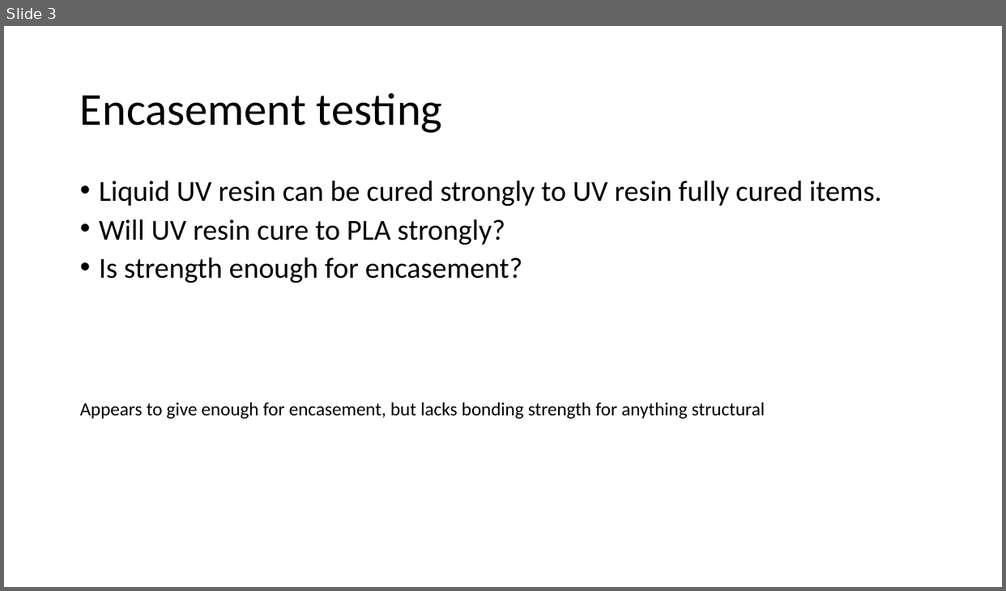
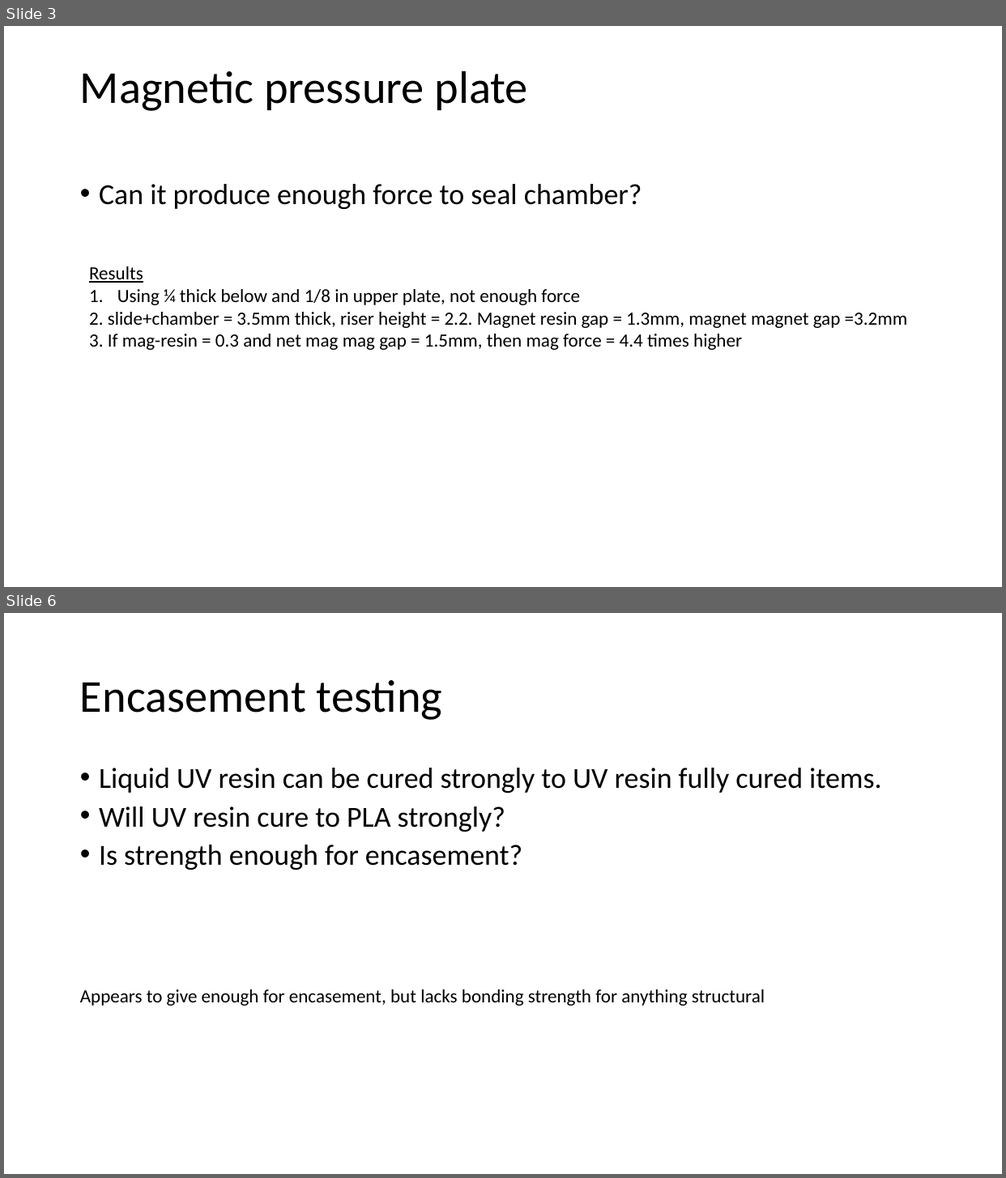
Before and after one commit to mdanderson03/SpectrePlex, a slide deck: Presentation/Chamber V5.0.pptx. Shown one above the other, each under a label of ours: slide 3 before the commit, slides 3 and 6 after it; the slides between them are not shown. The pictures are 1006x591 and 1006x1178 pixels, drawn with LibreOffice and Linux fonts; fonts in the diff are those of the drawing. Boxes give left, top, right and bottom in pixels: in the first picture for what was removed or moved away, otherwise in the second. Text is boxed around its words. In the diff, an @@ line names an element or a change of style, - is before the commit and + after.

```diff
--- a/Presentation/Chamber V5.0.pptx
+++ b/Presentation/Chamber V5.0.pptx
@@ slide 3 added at (x1=4, y1=26, x2=1002, y2=587), background #FFFFFF @@
@@ title added at (x1=80, y1=71, x2=528, y2=111), 44 pt, text #000000 @@
+Magnetic pressure plate
@@ text added at (x1=99, y1=184, x2=642, y2=209), 28 pt, text #000000 @@
+• Can it produce enough force to seal chamber?
@@ text added at (x1=89, y1=267, x2=908, y2=350), 18 pt, text #000000 @@
+Results
+1. Using ¼ thick below and 1/8 in upper plate, not enough force
+2. slide+chamber = 3.5mm thick, riser height = 2.2. Magnet resin gap = 1.3mm, magnet magnet gap =3.2mm
+3. If mag-resin = 0.3 and net mag mag gap = 1.5mm, then mag force = 4.4 times higher
@@ what was slide 3 is now slide 6 @@
```
Also in this commit, not shown: 2 other slides added, 8 other files.
